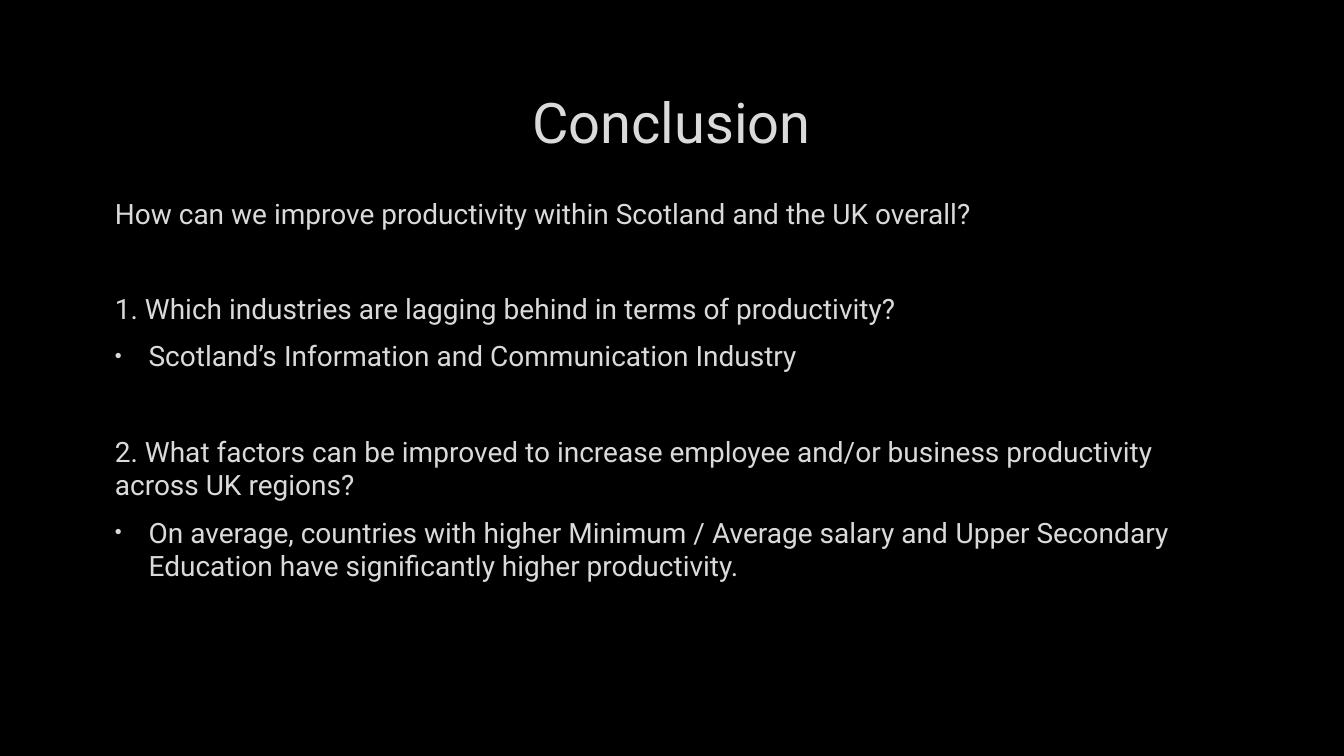
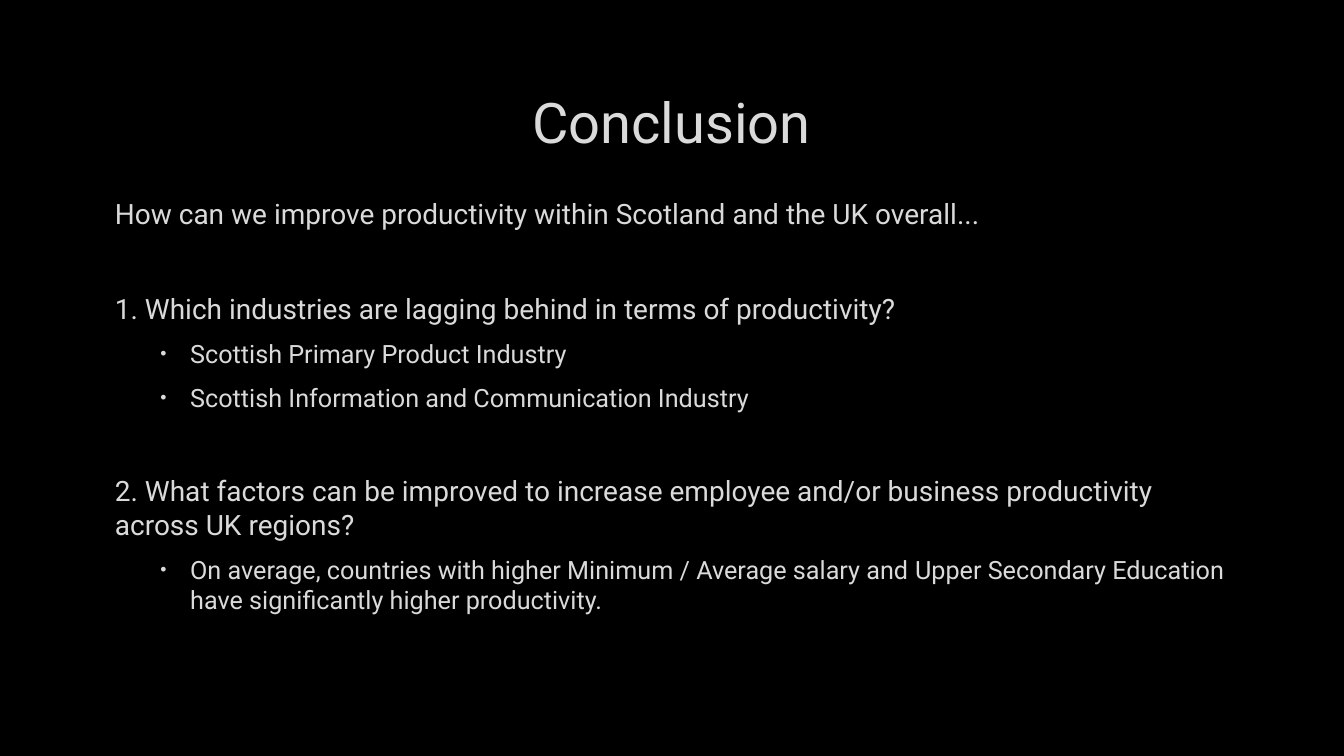
Before and after one commit to kanghinlee/Data-Projects, a slide deck: slide 14 of deloitte_productivity_project/presentation/New Microsoft PowerPoint Presentation.pptx. Drawn at 1344x756 pixels with LibreOffice and Linux fonts; fonts in the diff are those of the drawing; background and template pictures are left out. Boxes give left, top, right and bottom in pixels: in the first picture for what was removed or moved away, otherwise in the second. Text is boxed around its words. In the diff, an @@ line names an element or a change of style, - is before the commit and + after.

Commit message:
presentation

```diff
--- a/deloitte_productivity_project/presentation/New Microsoft PowerPoint Presentation.pptx
+++ b/deloitte_productivity_project/presentation/New Microsoft PowerPoint Presentation.pptx
@@ text at [115, 203, 979, 230]: text changed @@
-How can we improve productivity within Scotland and the UK overall?
+How can we improve productivity within Scotland and the UK overall...
@@ text at [190, 344, 749, 413]: text changed; size 20 to 18 pt @@
-• Scotland’s Information and Communication Industry
+  • Scottish Primary Product Industry
+  • Scottish Information and Communication Industry
@@ text at [190, 560, 1224, 615]: size 20 to 18 pt in "On average, countries with higher Minimum / ..."; list level 1 to 2 in "On average, countries with higher ..." @@
```
Also in this commit, not shown: 7 other slides changed, 1 other file.
